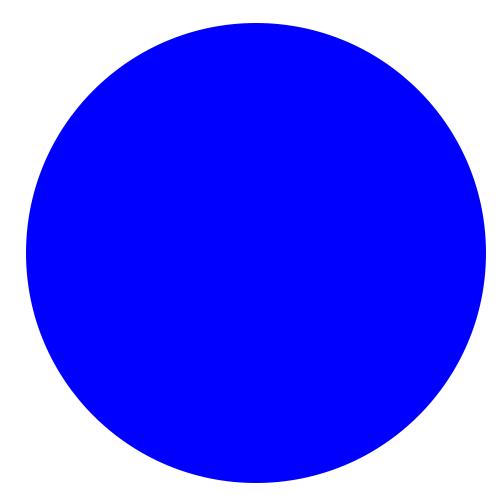
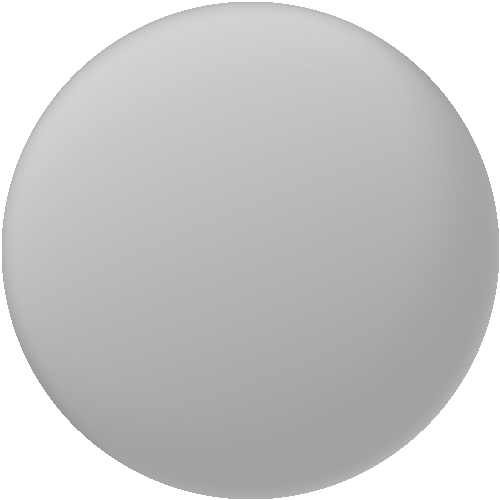
Layered file, before and after one edit (500px x 500px). Changes by layer:
showed "Ellipse 1" (1st of 2), painted on it over [left=2, top=2, right=499, bottom=499]
hid "Ellipse 1" (2nd of 2) over [left=26, top=23, right=486, bottom=483]
